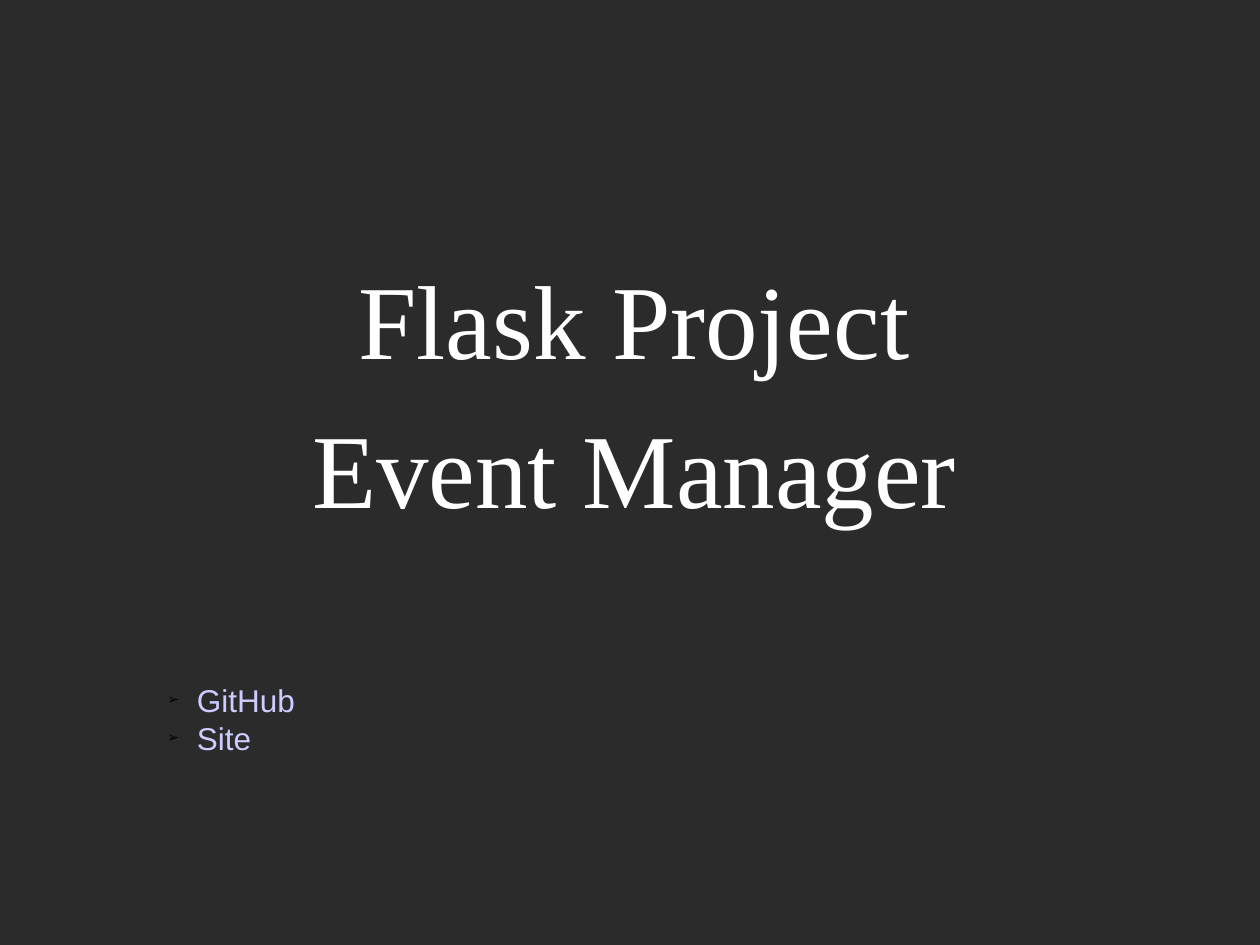
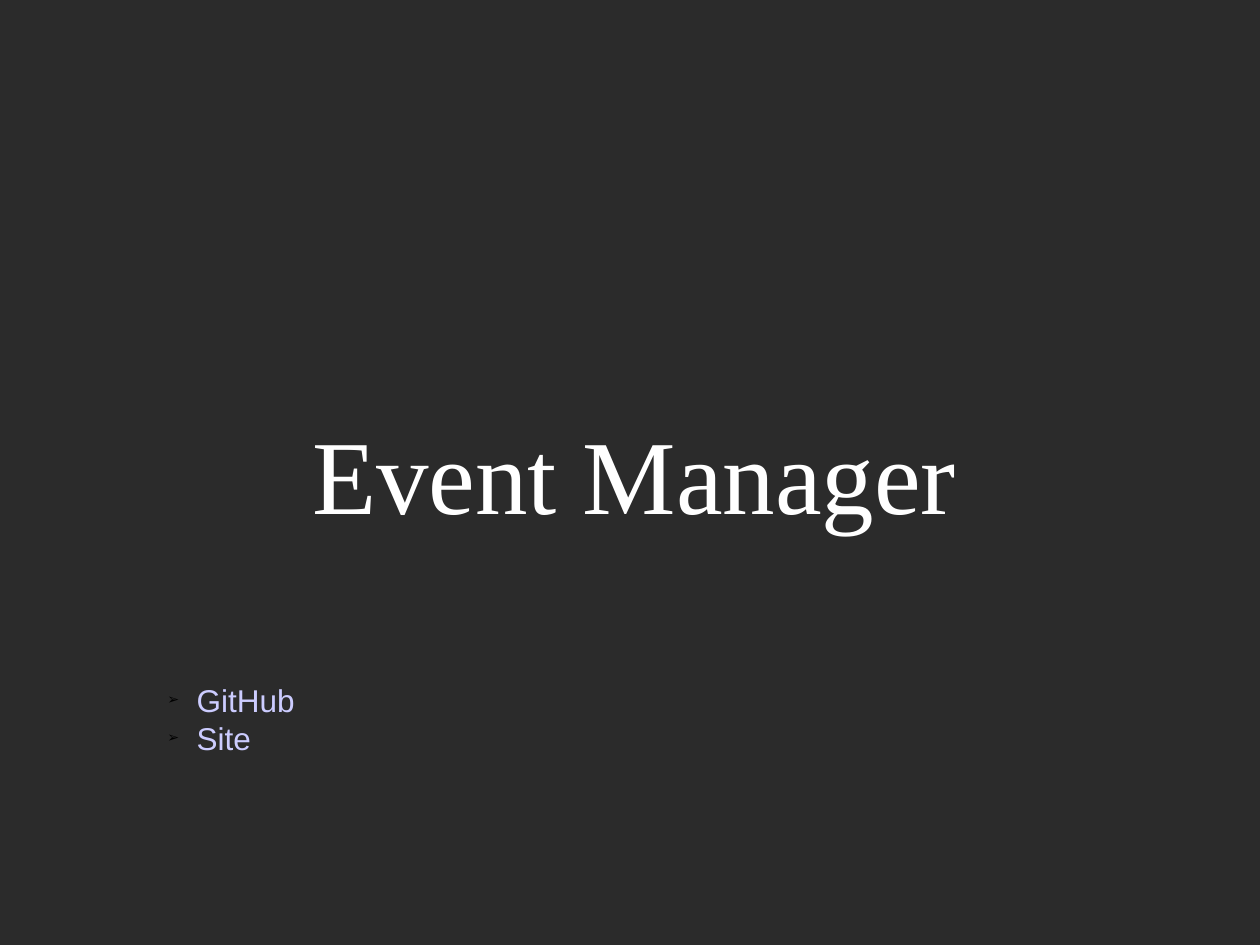
Before and after one commit to EnderLancer/Course, a slide deck: slide 1 of Demo 2.ppt. Drawn at 1260x945 pixels with LibreOffice and Linux fonts; fonts in the diff are those of the drawing; background and template pictures are left out; a plain dark background stands for a picture behind light text. Boxes give left, top, right and bottom in pixels: in the first picture for what was removed or moved away, otherwise in the second. Text is boxed around its words. In the diff, an @@ line names an element or a change of style, - is before the commit and + after.

```diff
--- a/Demo 2.ppt
+++ b/Demo 2.ppt
@@ text removed at box(358, 286, 909, 379) @@
-Flask Project
@@ text "Event Manager": place and size @@
-text "Event Manager" at box(312, 439, 956, 528)
+text "Event Manager" at box(312, 445, 956, 534)
```
Also in this commit, not shown: 5 other slides changed, 2 slides added, 1 slide removed, 7 other files.
